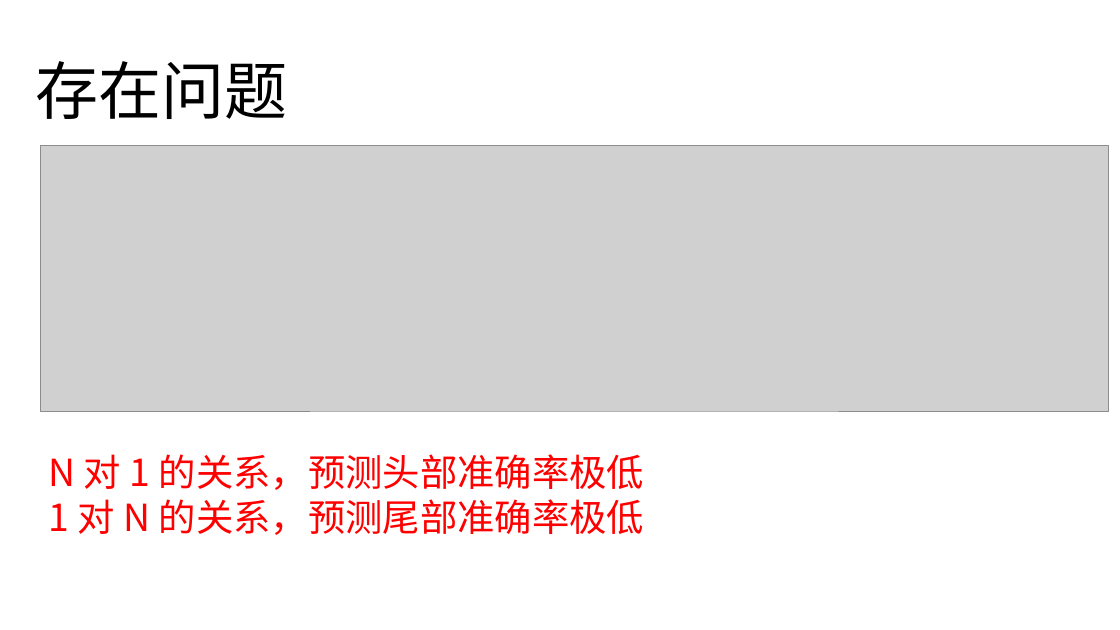
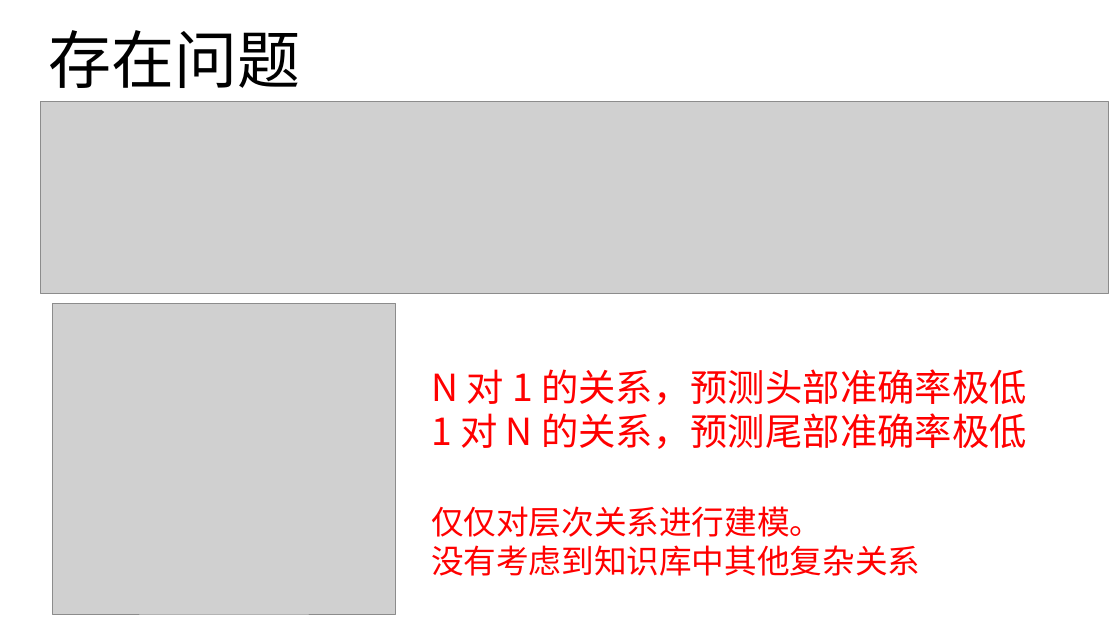
Before and after one commit to zyxdSTU/presetation, a slide deck: slide 13 of 知识表示学习/知识表示学习.pptx. Drawn at 1120x630 pixels with LibreOffice and Linux fonts; fonts in the diff are those of the drawing; grey boxes stand for pictures. Boxes give left, top, right and bottom in pixels: in the first picture for what was removed or moved away, otherwise in the second. Text is boxed around its words. In the diff, an @@ line names an element or a change of style, - is before the commit and + after.

```diff
--- a/知识表示学习/知识表示学习.pptx
+++ b/知识表示学习/知识表示学习.pptx
@@ text "存在问题": place and size @@
-text "存在问题" at [35,61,287,119]
+text "存在问题" at [49,30,301,88]
@@ picture: place and size @@
-picture at [40,145,1108,411]
+picture at [40,101,1108,293]
@@ picture added at [53,303,396,614] @@
@@ text "N 对 1 的关系，预测头部准确率极低": place and size @@
-text "N 对 1 的关系，预测头部准确率极低" at [49,454,644,535]
+text "N 对 1 的关系，预测头部准确率极低" at [431,369,1026,449]
@@ text added at [431,506,920,576], 28 pt, text #FF0000 @@
+仅仅对层次关系进行建模。
+没有考虑到知识库中其他复杂关系
```
Also in this commit, not shown: 6 other slides changed, 2 other files.
